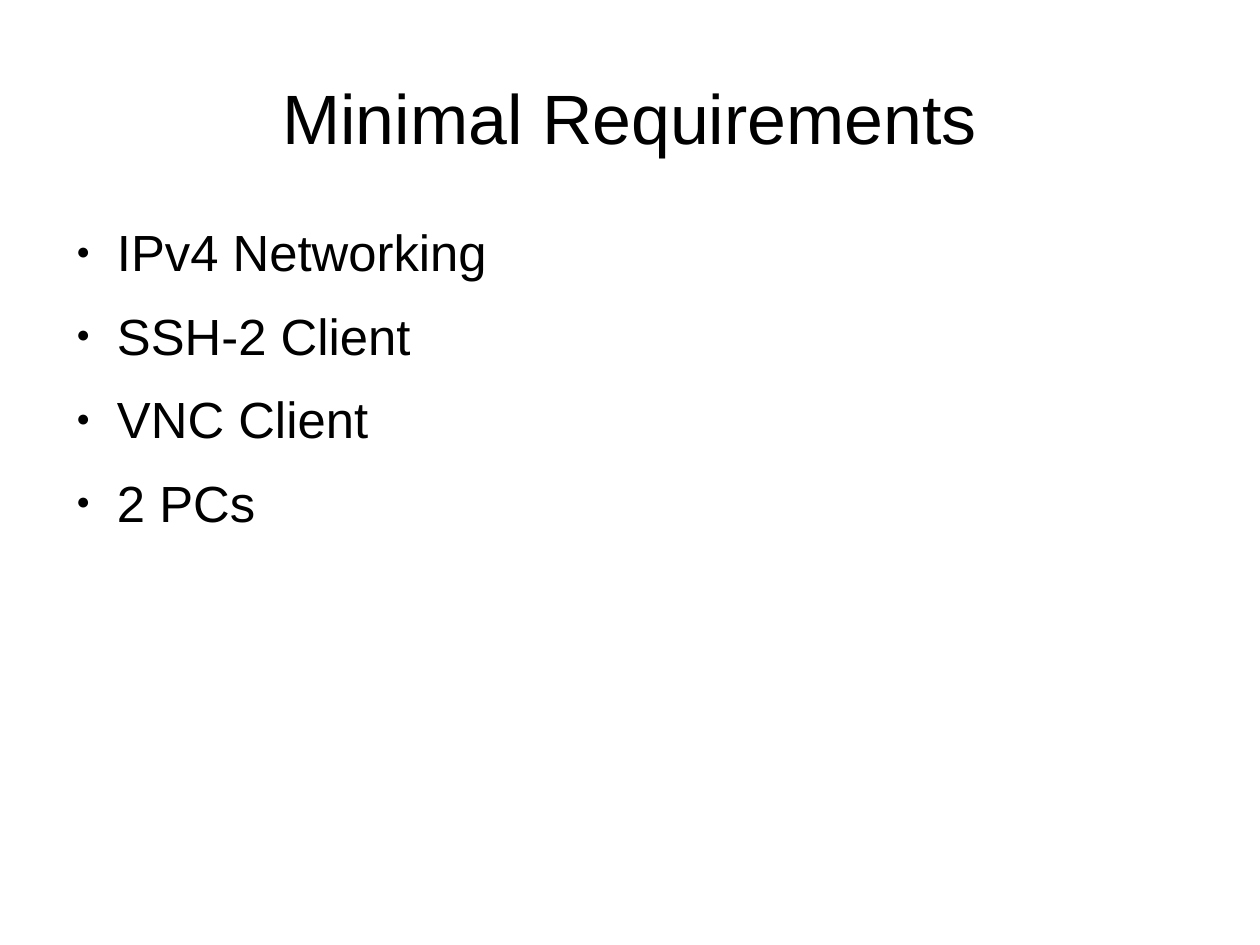
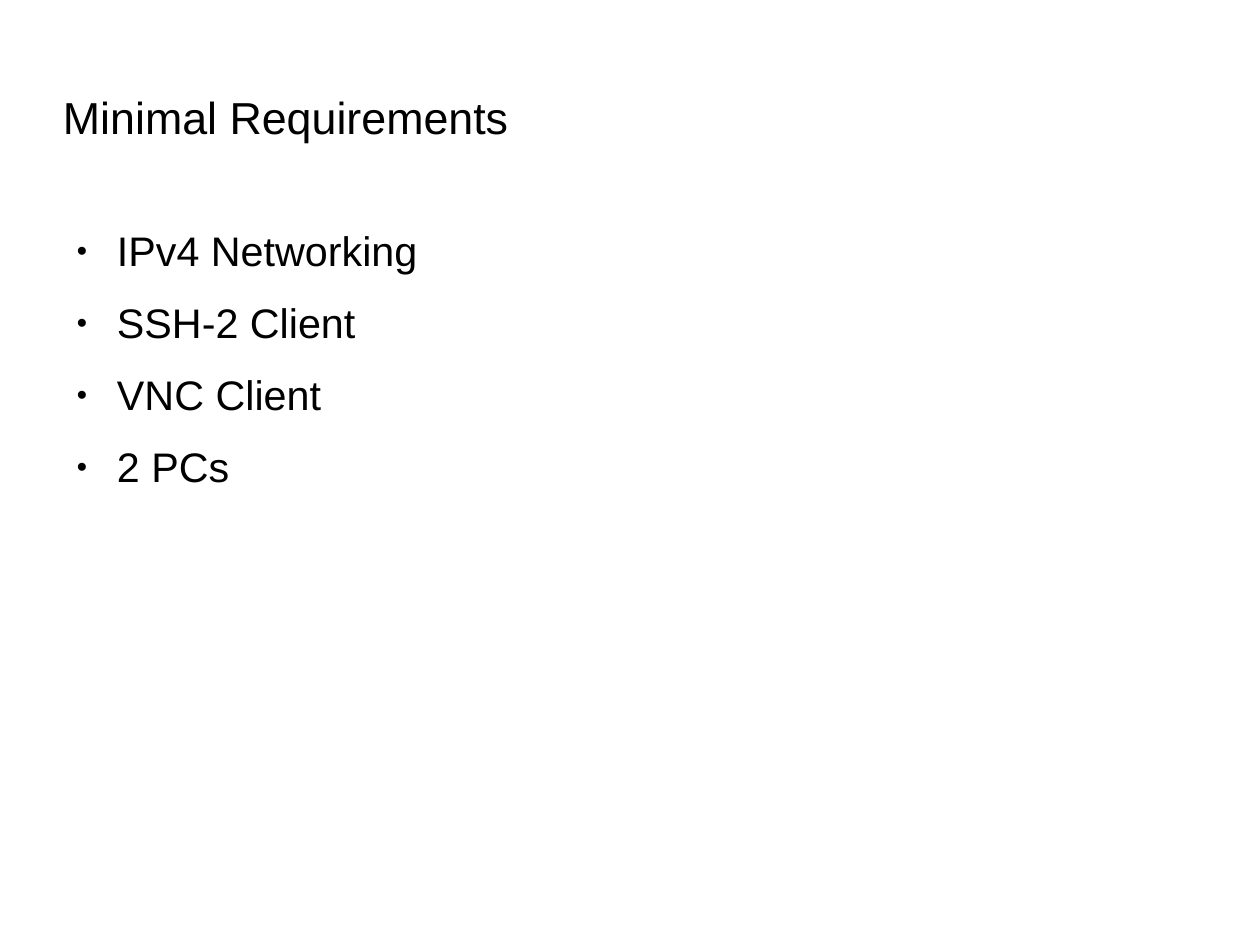
Before and after one commit to Oflameo/sshvnc_ws, a slide deck: slide 2 of doc/sshvnc.odp. Drawn at 1260x945 pixels with LibreOffice and Linux fonts; fonts in the diff are those of the drawing; background and template pictures are left out. Boxes give left, top, right and bottom in pixels: in the first picture for what was removed or moved away, otherwise in the second. Text is boxed around its words. In the diff, an @@ line names an element or a change of style, - is before the commit and + after.

```diff
--- a/doc/sshvnc.odp
+++ b/doc/sshvnc.odp
@@ title "Minimal Requirements": place and size @@
-title "Minimal Requirements" at [282,93,977,157]
+title "Minimal Requirements" at [63,101,509,143]
@@ title "Minimal Requirements" at [63,101,509,143]: size 44 to 28.2 pt; alignment centre to left @@
@@ text "IPv4 Networking" at [117,236,417,483]: size 32 to 26 pt @@
```
Also in this commit, not shown: 11 other slides changed, 2 other files.
